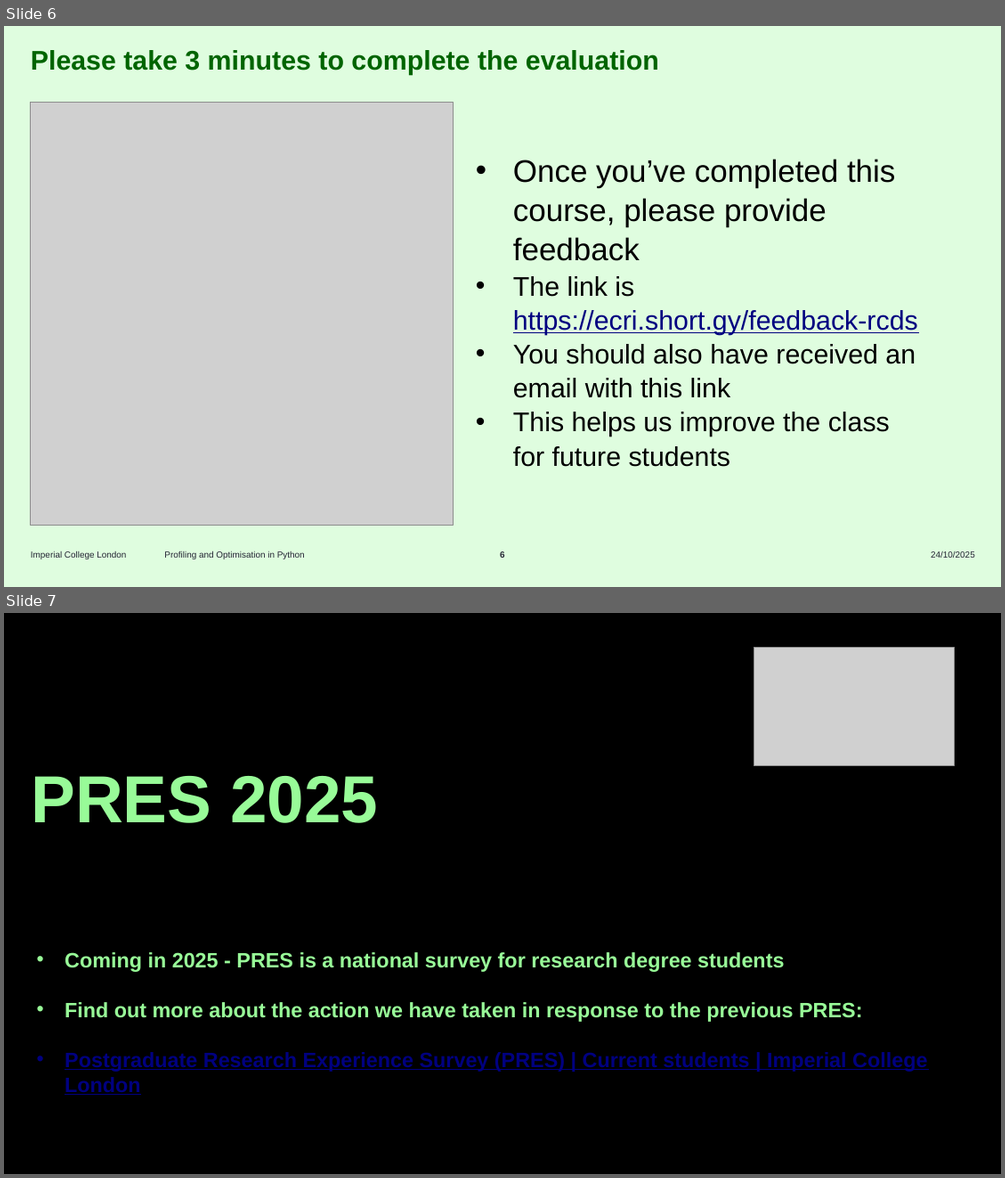
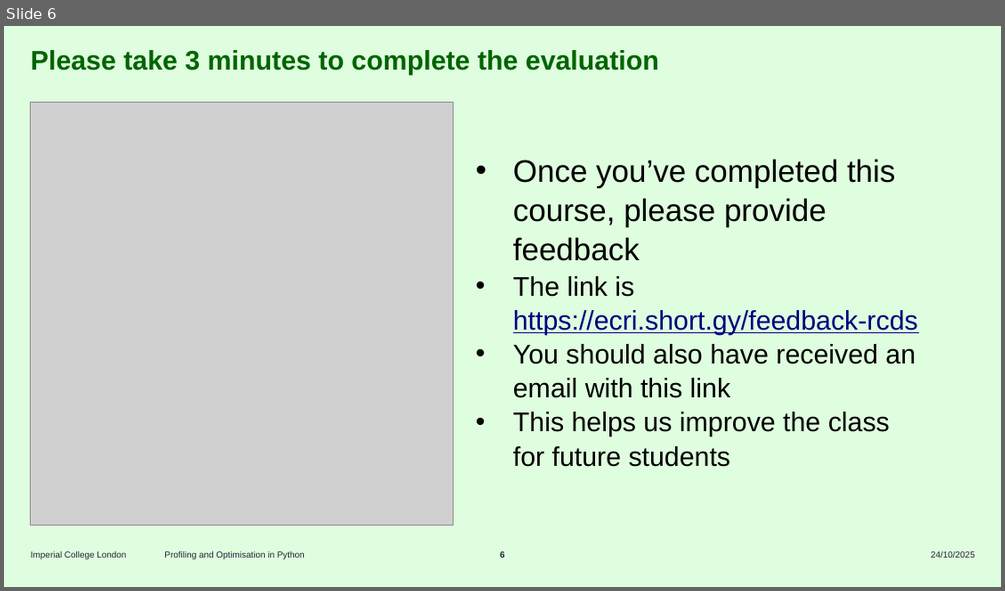
Before and after one commit to ImperialCollegeLondon/RCDS-profiling-and-optimisation-in-python, a slide deck: Proifling and Optimisation in Python Slides.pptx. Shown one above the other, each under a label of ours: slides 6 and 7 before the commit, slide 6 after it. The pictures are 1005x1178 and 1005x591 pixels, drawn with LibreOffice and Linux fonts; fonts in the diff are those of the drawing; grey boxes stand for pictures; background and template pictures are left out. Boxes give left, top, right and bottom in pixels: in the first picture for what was removed or moved away, otherwise in the second. Text is boxed around its words. In the diff, an @@ line names an element or a change of style, - is before the commit and + after.

Commit message:
Removed PRES slide

```diff
--- a/Proifling and Optimisation in Python Slides.pptx
+++ b/Proifling and Optimisation in Python Slides.pptx
@@ slide 7 removed at (4, 613, 1001, 1174), background #000000 @@
@@ picture removed at (754, 648, 955, 765) @@
@@ title removed at (31, 776, 378, 823) @@
-PRES 2025
@@ text removed at (65, 952, 927, 1094) @@
-• Coming in 2025 - PRES is a national survey for research degree students
-• Find out more about the action we have taken in response to the previous PRES:
-• Postgraduate Research Experience Survey (PRES) | Current students | Imperial College London
@@ text removed at (31, 1094, 489, 1147) @@
-Presentation Title
-DD/MM/YYYY
```
